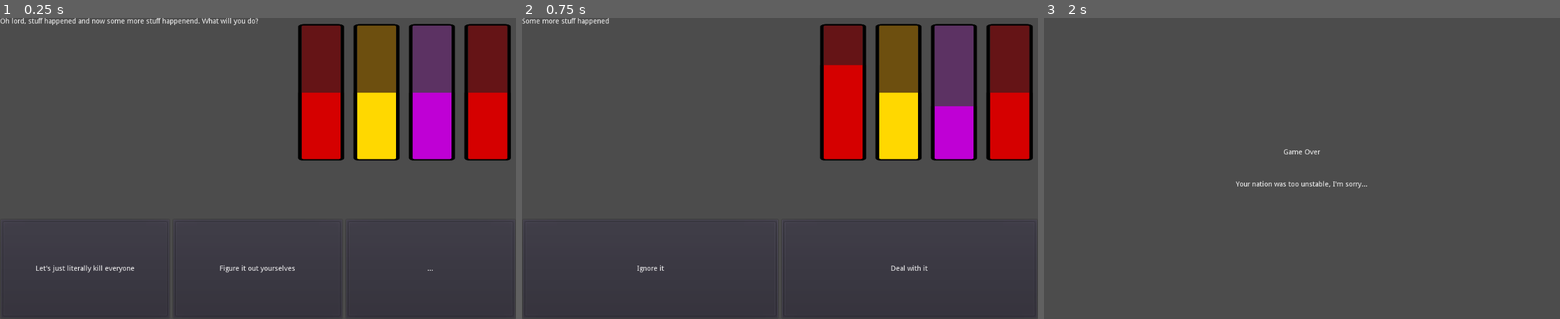
Above: before the commit, frames 1-3 (left to right).
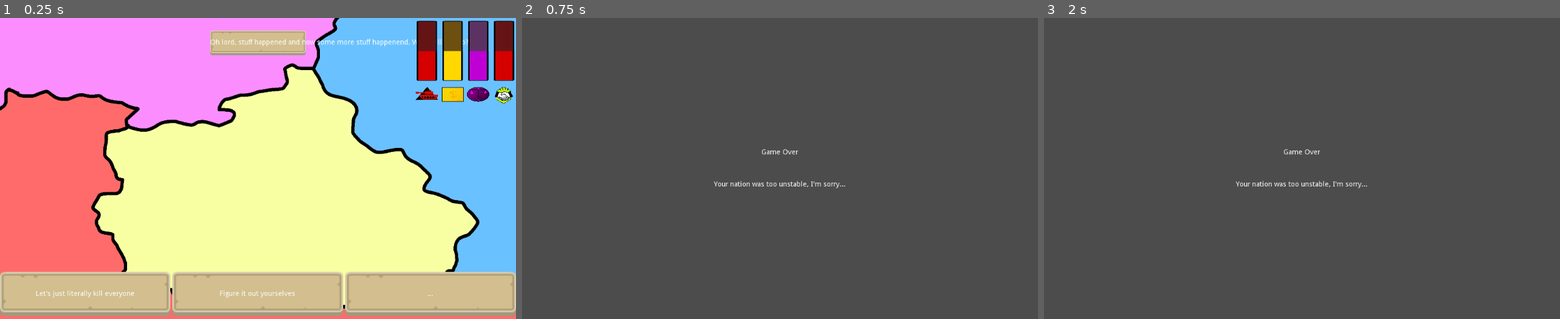
Above: after the commit, the same moments.

Repository: dsg-jam/LD49
Game: Godot game, scene res://scenes/overview.tscn
Same seed, same stepped clock (60 frames per second), same inputs: the game is played once before the commit and once after it.
Inputs (mouse positions are in pixels of both pictures, inside the frame that each line leads up to):
- Up to frame 1 (0.25 s): no input
- Up to frame 2 (0.75 s): click (609, 267) at 0.52 s
- Up to frame 3 (2 s): click (1173, 267) at 1.27 s

The runs differ from the first frame. In frame 1, 100% of the frame differs, in the area x 0-100%, y 0-100%; in frame 2, 18%; in frame 3, nothing differs.

Commit message:
Imporved (...) UI

Diff:
--- a/scenes/overview.tscn
+++ b/scenes/overview.tscn
@@ -1,8 +1,9 @@
-[gd_scene load_steps=4 format=2]
+[gd_scene load_steps=5 format=2]
 
 [ext_resource path="res://ui/decision.tscn" type="PackedScene" id=1]
 [ext_resource path="res://scripts/overview.gd" type="Script" id=2]
 [ext_resource path="res://ui/stats.tscn" type="PackedScene" id=3]
+[ext_resource path="res://assets/background/background_nation_combined.png" type="Texture" id=4]
 
 [node name="Overview" type="Node2D"]
 script = ExtResource( 2 )
@@ -14,12 +15,23 @@
 "_edit_use_anchors_": false
 }
 
+[node name="bg" type="TextureRect" parent="UI"]
+anchor_right = 1.0
+anchor_bottom = 1.0
+texture = ExtResource( 4 )
+expand = true
+__meta__ = {
+"_edit_use_anchors_": false
+}
+
 [node name="Decision" parent="UI" instance=ExtResource( 1 )]
 
 [node name="StatsContainer" parent="UI" instance=ExtResource( 3 )]
-margin_left = 585.0
-margin_top = 11.0
-margin_right = -2.0
-margin_bottom = -314.0
+anchor_left = 1.0
+anchor_bottom = 0.0
+margin_left = -200.0
+margin_top = 5.0
+margin_bottom = 175.0
+rect_min_size = Vector2( 200, 175 )
 
 [connection signal="selected" from="UI/Decision" to="." method="_on_Decision_selected"]
--- a/scripts/ui/decision.gd
+++ b/scripts/ui/decision.gd
@@ -7,7 +7,7 @@
 var _decision: LGameDecision
 
 onready var option_container := $HBoxContainer
-onready var label := $Label
+onready var label := $TextureRect/Label
 
 func setup(decision: LGameDecision) -> void:
 	self._decision = decision
--- a/scripts/ui/stats.gd
+++ b/scripts/ui/stats.gd
@@ -3,7 +3,7 @@
 
 var progress_bars = {}
 
-onready var option_container := $HBoxContainer
+onready var option_container := $VBoxContainer/StatProgressBars
 
 func _ready():
 	get_stats()
--- a/ui/decision.tscn
+++ b/ui/decision.tscn
@@ -1,7 +1,8 @@
-[gd_scene load_steps=3 format=2]
+[gd_scene load_steps=4 format=2]
 
 [ext_resource path="res://ui/option.tscn" type="PackedScene" id=1]
 [ext_resource path="res://scripts/ui/decision.gd" type="Script" id=2]
+[ext_resource path="res://assets/ui/buttonLong_beige.png" type="Texture" id=3]
 
 [node name="Decision" type="Control"]
 anchor_right = 1.0
@@ -16,18 +17,28 @@
 anchor_top = 1.0
 anchor_right = 1.0
 anchor_bottom = 1.0
-margin_top = -200.0
 grow_vertical = 0
+rect_min_size = Vector2( 0, 100 )
 size_flags_vertical = 3
 alignment = 1
 __meta__ = {
 "_edit_use_anchors_": false
 }
 
-[node name="Option" parent="HBoxContainer" instance=ExtResource( 1 )]
-margin_left = 0.0
-margin_right = 1024.0
+[node name="TextureRect" type="TextureRect" parent="."]
+anchor_left = 0.5
+anchor_right = 0.5
+margin_left = -95.0
+margin_top = 25.0
+margin_right = 95.0
+margin_bottom = 49.0
+texture = ExtResource( 3 )
+__meta__ = {
+"_edit_use_anchors_": false
+}
 
-[node name="Label" type="Label" parent="."]
-margin_right = 40.0
-margin_bottom = 14.0
+[node name="Label" type="Label" parent="TextureRect"]
+anchor_right = 1.0
+anchor_bottom = 1.0
+align = 1
+valign = 1
--- a/ui/option.tscn
+++ b/ui/option.tscn
@@ -1,29 +1,27 @@
-[gd_scene load_steps=2 format=2]
+[gd_scene load_steps=4 format=2]
 
 [ext_resource path="res://scripts/ui/option.gd" type="Script" id=1]
+[ext_resource path="res://assets/ui/buttonLong_beige.png" type="Texture" id=2]
+[ext_resource path="res://assets/ui/buttonLong_beige_pressed.png" type="Texture" id=3]
 
-[node name="Option" type="PanelContainer"]
-margin_left = 467.0
-margin_right = 556.0
-margin_bottom = 200.0
+[node name="TextureButton" type="TextureButton"]
+anchor_right = 1.0
+anchor_bottom = 1.0
+rect_pivot_offset = Vector2( -1908.44, -184.172 )
 size_flags_horizontal = 3
 size_flags_vertical = 3
+texture_normal = ExtResource( 2 )
+texture_pressed = ExtResource( 3 )
+expand = true
+stretch_mode = 5
 script = ExtResource( 1 )
 __meta__ = {
 "_edit_use_anchors_": false
 }
 
-[node name="Button" type="Button" parent="."]
-margin_left = 7.0
-margin_top = 7.0
-margin_right = 82.0
-margin_bottom = 193.0
-
 [node name="Label" type="Label" parent="."]
-margin_left = 7.0
-margin_top = 93.0
-margin_right = 82.0
-margin_bottom = 107.0
+anchor_right = 1.0
+anchor_bottom = 1.0
 text = "Option Text"
 align = 1
 valign = 1
@@ -31,4 +29,4 @@
 "_edit_use_anchors_": false
 }
 
-[connection signal="pressed" from="Button" to="." method="_on_Button_pressed"]
+[connection signal="button_up" from="." to="." method="_on_Button_pressed"]
--- a/ui/stats.tscn
+++ b/ui/stats.tscn
@@ -7,6 +7,10 @@
 [ext_resource path="res://assets/stat_display/stat_display_military_empty.png" type="Texture" id=5]
 [ext_resource path="res://assets/stat_display/stat_display_money_full.png" type="Texture" id=6]
 [ext_resource path="res://scripts/ui/stats.gd" type="Script" id=7]
+[ext_resource path="res://assets/icon/military_icon.png" type="Texture" id=8]
+[ext_resource path="res://assets/icon/peace_icon.png" type="Texture" id=9]
+[ext_resource path="res://assets/icon/money_icon.png" type="Texture" id=10]
+[ext_resource path="res://assets/icon/stability_icon.png" type="Texture" id=11]
 
 [node name="StatsContainer" type="Control"]
 anchor_right = 1.0
@@ -16,17 +20,26 @@
 "_edit_use_anchors_": false
 }
 
-[node name="HBoxContainer" type="HBoxContainer" parent="."]
+[node name="VBoxContainer" type="VBoxContainer" parent="."]
 anchor_right = 1.0
 anchor_bottom = 1.0
+__meta__ = {
+"_edit_use_anchors_": false
+}
+
+[node name="StatProgressBars" type="HBoxContainer" parent="VBoxContainer"]
+margin_right = 1024.0
+margin_bottom = 546.0
+size_flags_horizontal = 3
+size_flags_vertical = 3
 alignment = 1
 __meta__ = {
 "_edit_use_anchors_": false
 }
 
-[node name="Military" type="TextureProgress" parent="HBoxContainer"]
+[node name="Military" type="TextureProgress" parent="VBoxContainer/StatProgressBars"]
 margin_right = 253.0
-margin_bottom = 600.0
+margin_bottom = 546.0
 size_flags_horizontal = 3
 size_flags_vertical = 3
 value = 50.0
@@ -35,10 +48,10 @@
 fill_mode = 3
 nine_patch_stretch = true
 
-[node name="Money" type="TextureProgress" parent="HBoxContainer"]
+[node name="Money" type="TextureProgress" parent="VBoxContainer/StatProgressBars"]
 margin_left = 257.0
 margin_right = 510.0
-margin_bottom = 600.0
+margin_bottom = 546.0
 size_flags_horizontal = 3
 size_flags_vertical = 3
 value = 50.0
@@ -47,10 +60,10 @@
 fill_mode = 3
 nine_patch_stretch = true
 
-[node name="Stability" type="TextureProgress" parent="HBoxContainer"]
+[node name="Stability" type="TextureProgress" parent="VBoxContainer/StatProgressBars"]
 margin_left = 514.0
 margin_right = 767.0
-margin_bottom = 600.0
+margin_bottom = 546.0
 size_flags_horizontal = 3
 size_flags_vertical = 3
 value = 50.0
@@ -59,10 +72,10 @@
 fill_mode = 3
 nine_patch_stretch = true
 
-[node name="Diplomacy" type="TextureProgress" parent="HBoxContainer"]
+[node name="Diplomacy" type="TextureProgress" parent="VBoxContainer/StatProgressBars"]
 margin_left = 771.0
 margin_right = 1024.0
-margin_bottom = 600.0
+margin_bottom = 546.0
 size_flags_horizontal = 3
 size_flags_vertical = 3
 value = 50.0
@@ -70,3 +83,52 @@
 texture_progress = ExtResource( 1 )
 fill_mode = 3
 nine_patch_stretch = true
+
+[node name="StatIcons" type="HBoxContainer" parent="VBoxContainer"]
+margin_top = 550.0
+margin_right = 1024.0
+margin_bottom = 600.0
+rect_min_size = Vector2( 0, 50 )
+size_flags_horizontal = 3
+
+[node name="MilitaryIcon" type="TextureRect" parent="VBoxContainer/StatIcons"]
+margin_right = 253.0
+margin_bottom = 50.0
+size_flags_horizontal = 3
+size_flags_vertical = 3
+texture = ExtResource( 8 )
+expand = true
+stretch_mode = 6
+
+[node name="MoneyIcon" type="TextureRect" parent="VBoxContainer/StatIcons"]
+margin_left = 257.0
+margin_right = 510.0
+margin_bottom = 50.0
+rect_min_size = Vector2( 25, 25 )
+size_flags_horizontal = 3
+size_flags_vertical = 3
+texture = ExtResource( 10 )
+expand = true
+stretch_mode = 6
+
+[node name="StabilityIcon" type="TextureRect" parent="VBoxContainer/StatIcons"]
+margin_left = 514.0
+margin_right = 767.0
+margin_bottom = 50.0
+rect_min_size = Vector2( 25, 25 )
+size_flags_horizontal = 3
+size_flags_vertical = 3
+texture = ExtResource( 11 )
+expand = true
+stretch_mode = 6
+
+[node name="DiplomacyIcon" type="TextureRect" parent="VBoxContainer/StatIcons"]
+margin_left = 771.0
+margin_right = 1024.0
+margin_bottom = 50.0
+rect_min_size = Vector2( 25, 25 )
+size_flags_horizontal = 3
+size_flags_vertical = 3
+texture = ExtResource( 9 )
+expand = true
+stretch_mode = 6
Binary file added: assets/ui/buttonLong_beige.png
Not shown, added: assets/ui/buttonLong_beige.png.import
Binary file added: assets/ui/buttonLong_beige_pressed.png
Not shown, added: assets/ui/buttonLong_beige_pressed.png.import
Binary file added: assets/ui/buttonLong_blue.png
Not shown, added: assets/ui/buttonLong_blue.png.import
Binary file added: assets/ui/buttonLong_blue_pressed.png
Not shown, added: assets/ui/buttonLong_blue_pressed.png.import
Binary file added: assets/ui/buttonLong_brown.png
Not shown, added: assets/ui/buttonLong_brown.png.import
Binary file added: assets/ui/buttonLong_brown_pressed.png
Not shown, added: assets/ui/buttonLong_brown_pressed.png.import
(and 5 more such lines)
